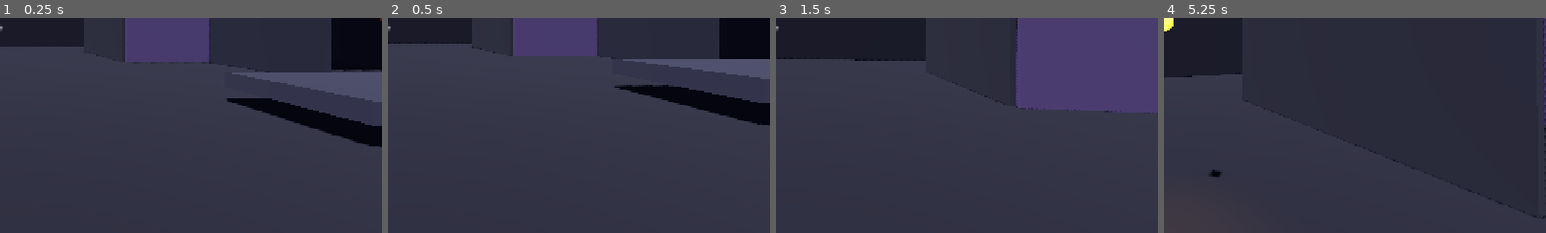
Above: before the commit, frames 1-4 (left to right).
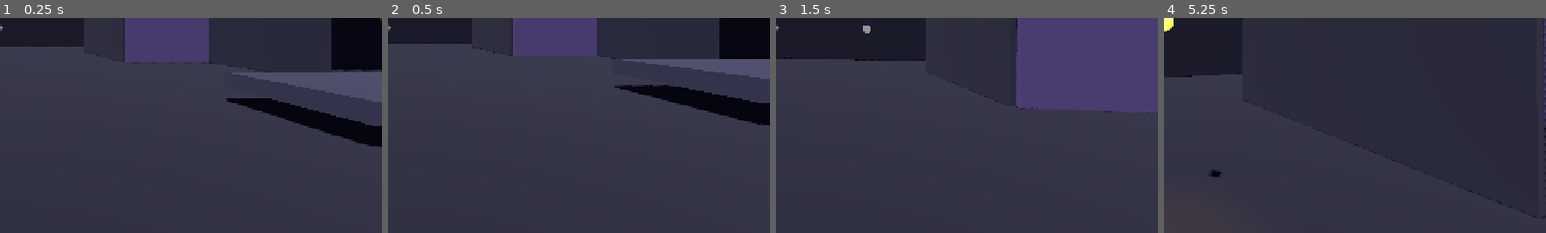
Above: after the commit, the same moments.

Repository: nathanaelries/quarry
Game: Godot game, scene res://scenes/main.tscn
The game is run twice, just before and just after one commit, with the same random seed, the same clock (stepped at 60 frames per second) and the same inputs.
Inputs (mouse positions are % of the whole screen's width and height, from its top left):
- Up to frame 1 (0.25 s): no input
- Up to frame 2 (0.5 s): no input
- Up to frame 3 (1.5 s): move the mouse to (55, 50) at 0.52 s; hold Space (jump) 0.53-1.28 s; hold W (move_forward) from 0.53 s (still down); click (55, 50) at 0.67 s; move the mouse to (45, 50) at 1.27 s; tap E (interact) at 1.35 s
- Up to frame 4 (5.25 s): keep holding W (move_forward); tap Space (jump) at 1.52, 1.55, 1.82, 2.3, 2.85, 3.02, 3.32, 4.52, 4.55, 4.82 s; move the mouse to (52, 48) at 2.02 s; hold F (spirit_toggle) 2.03-2.78 s; move the mouse to (49, 52) at 2.77 s; click (49, 52) at 2.92 s; move the mouse to (57, 51) at 3.52 s; hold Space (jump) 3.53-4.28 s; tap E (interact) at 3.6 s; tap Shift (descend) at 4.15 s; tap Enter at 4.25 s; move the mouse to (42, 49) at 4.27 s; tap F (spirit_toggle) at 4.35 s; move the mouse to (51, 50) at 5.02 s; hold Space (jump) from 5.03 s (still down); click (51, 50) at 5.17 s
The pictures show only the part of the screen within x 50-100%, y 48-98%; the shares and areas given below are measured in that part.

Frames 1-2 are identical in both runs. In frame 3, less than 0.1% of the frame differs, in the area x 22-25%, y 3-8%; in frame 4, less than 0.1%.

Commit message:
Add the juice pass: procedural audio + game feel
Make the greybox feel like a game so the loop can be judged with sound on.

- juice.gd (autoload `Juice`): procedurally-synthesized placeholder SFX (no audio
  files — generated in code), positional/2D playback, impact sparks, and a spirit-mode
  audio filter (lowpass + reverb on the master bus, toggled on projection)
- Screen shake on hits, jumps, gravity-flips, portals, and spirit-enter
- Muzzle flash + report + kick on fire; whoosh on portal teleport; impact spark + sound
  where projectiles land
- Footsteps and jump SFX; gravity "whoomph" that fires only on a real re-orientation

SFX are placeholders to validate feel; the trigger points (Juice.play_3d/play_2d/
spark/set_spirit) stay when authored audio is swapped in. Verified error-free headless.

Co-Authored-By: Claude Opus 4.8 (1M context) <noreply@anthropic.com>

Diff:
--- a/prototype/project.godot
+++ b/prototype/project.godot
@@ -20,6 +20,10 @@
 config/features=PackedStringArray("4.7", "Forward Plus")
 config/icon="res://icon.svg"
 
+[autoload]
+
+Juice="*res://scripts/juice.gd"
+
 [display]
 
 window/size/viewport_width=1280
--- /dev/null
+++ b/prototype/scripts/juice.gd
@@ -0,0 +1,172 @@
+extends Node
+## Quarry prototype — "juice" manager (autoload as `Juice`).
+##
+## Everything that makes the greybox feel like a game: procedurally synthesized SFX
+## (no audio files — generated in code so the repo stays self-contained), positional
+## playback, impact sparks, and the spirit-mode audio filter.
+##
+## These are PLACEHOLDER sounds — rough synth tones meant to validate feel, not ship.
+## Swap in authored audio later; the trigger points (Juice.play_3d / play_2d / spark /
+## set_spirit) stay the same.
+
+const RATE := 22050
+
+var _lib := {}                 # name -> AudioStreamWAV
+var _lp_idx := -1
+var _rv_idx := -1
+
+
+func _ready() -> void:
+	_build_library()
+	_setup_spirit_bus()
+
+
+# ---------------------------------------------------------------------------
+# Public API
+# ---------------------------------------------------------------------------
+func play_3d(name: String, pos: Vector3, volume_db := 0.0) -> void:
+	if not _lib.has(name):
+		return
+	var p := AudioStreamPlayer3D.new()
+	p.stream = _lib[name]
+	p.volume_db = volume_db
+	p.unit_size = 6.0
+	p.max_distance = 45.0
+	add_child(p)
+	p.global_position = pos
+	p.finished.connect(p.queue_free)
+	p.play()
+
+
+func play_2d(name: String, volume_db := 0.0) -> void:
+	if not _lib.has(name):
+		return
+	var p := AudioStreamPlayer.new()
+	p.stream = _lib[name]
+	p.volume_db = volume_db
+	add_child(p)
+	p.finished.connect(p.queue_free)
+	p.play()
+
+
+## A quick expanding, fading glow at a hit point.
+func spark(pos: Vector3, color: Color) -> void:
+	var m := MeshInstance3D.new()
+	var s := SphereMesh.new()
+	s.radius = 0.15
+	s.height = 0.3
+	m.mesh = s
+	var mat := StandardMaterial3D.new()
+	mat.albedo_color = color
+	mat.emission_enabled = true
+	mat.emission = color
+	mat.emission_energy_multiplier = 4.0
+	mat.transparency = BaseMaterial3D.TRANSPARENCY_ALPHA
+	m.material_override = mat
+	add_child(m)
+	m.global_position = pos
+	var tw := m.create_tween()
+	tw.set_parallel(true)
+	tw.tween_property(m, "scale", Vector3(4, 4, 4), 0.25)
+	tw.tween_property(mat, "albedo_color:a", 0.0, 0.25)
+	tw.chain().tween_callback(m.queue_free)
+
+
+## Toggle the ethereal lowpass + reverb on the whole mix (spirit projection).
+func set_spirit(on: bool) -> void:
+	if _lp_idx < 0:
+		return
+	AudioServer.set_bus_effect_enabled(0, _lp_idx, on)
+	AudioServer.set_bus_effect_enabled(0, _rv_idx, on)
+
+
+# ---------------------------------------------------------------------------
+# Spirit audio bus
+# ---------------------------------------------------------------------------
+func _setup_spirit_bus() -> void:
+	var lp := AudioEffectLowPassFilter.new()
+	lp.cutoff_hz = 900.0
+	var rv := AudioEffectReverb.new()
+	rv.room_size = 0.85
+	rv.wet = 0.45
+	rv.dry = 0.7
+	_lp_idx = AudioServer.get_bus_effect_count(0)
+	AudioServer.add_bus_effect(0, lp)
+	_rv_idx = AudioServer.get_bus_effect_count(0)
+	AudioServer.add_bus_effect(0, rv)
+	AudioServer.set_bus_effect_enabled(0, _lp_idx, false)
+	AudioServer.set_bus_effect_enabled(0, _rv_idx, false)
+
+
+# ---------------------------------------------------------------------------
+# Procedural synthesis
+# ---------------------------------------------------------------------------
+func _build_library() -> void:
+	_lib["shot"] = _wav(_tone(0.10, 520, 170, 0.55, 0.004, 3.0, 0.8))
+	_lib["hit"] = _wav(_tone(0.14, 240, 90, 0.75, 0.002, 2.5, 0.9))
+	_lib["step"] = _wav(_tone(0.07, 130, 68, 0.85, 0.004, 3.5, 0.7))
+	_lib["jump"] = _wav(_tone(0.16, 300, 640, 0.15, 0.010, 2.2, 0.7))
+	_lib["whoosh"] = _wav(_tone(0.42, 880, 210, 0.5, 0.12, 1.6, 0.85))
+	_lib["whoomph"] = _wav(_mix(_tone(0.5, 150, 52, 0.3, 0.03, 1.8, 1.0), _tone(0.5, 70, 40, 0.0, 0.02, 1.6, 0.6)))
+	_lib["spirit_in"] = _wav(_shimmer(0.6, [700, 1040, 1400], 0.22, false))
+	_lib["spirit_out"] = _wav(_shimmer(0.42, [1200, 820, 520], 0.02, true))
+	_lib["pickup"] = _wav(_tone(0.13, 680, 1080, 0.04, 0.005, 2.6, 0.55))
+	_lib["pickup_rare"] = _wav(_shimmer(0.36, [900, 1350, 1780], 0.02, false))
+	_lib["break"] = _wav(_tone(0.16, 220, 60, 0.9, 0.002, 2.0, 0.9))
+
+
+func _wav(samples: PackedFloat32Array) -> AudioStreamWAV:
+	var wav := AudioStreamWAV.new()
+	wav.format = AudioStreamWAV.FORMAT_16_BITS
+	wav.mix_rate = RATE
+	wav.stereo = false
+	var bytes := PackedByteArray()
+	bytes.resize(samples.size() * 2)
+	for i in samples.size():
+		bytes.encode_s16(i * 2, int(clampf(samples[i], -1.0, 1.0) * 32767.0))
+	wav.data = bytes
+	return wav
+
+
+## A swept tone mixed with noise, shaped by an attack/decay envelope.
+func _tone(dur: float, f0: float, f1: float, noise_mix: float, atk: float, curve: float, gain: float) -> PackedFloat32Array:
+	var n := maxi(1, int(dur * RATE))
+	var out := PackedFloat32Array()
+	out.resize(n)
+	var phase := 0.0
+	for i in n:
+		var t := float(i) / float(n)
+		var f := lerpf(f0, f1, t)
+		phase += TAU * f / RATE
+		var s := lerpf(sin(phase), randf() * 2.0 - 1.0, noise_mix)
+		var env := t / atk if t < atk else pow(1.0 - (t - atk) / (1.0 - atk), curve)
+		out[i] = s * env * gain
+	return out
+
+
+## A stack of sine partials with a slow attack — an airy, sacred shimmer.
+func _shimmer(dur: float, freqs: Array, atk: float, descend: bool) -> PackedFloat32Array:
+	var n := maxi(1, int(dur * RATE))
+	var out := PackedFloat32Array()
+	out.resize(n)
+	for i in n:
+		var t := float(i) / float(n)
+		var v := 0.0
+		for f in freqs:
+			var ff: float = f * (1.0 + (0.15 * t if descend else -0.1 * t))
+			v += sin(TAU * ff * (float(i) / RATE))
+		v /= float(freqs.size())
+		var env := t / atk if t < atk else pow(1.0 - (t - atk) / (1.0 - atk), 2.0)
+		out[i] = v * env * 0.6
+	return out
+
+
+func _mix(a: PackedFloat32Array, b: PackedFloat32Array) -> PackedFloat32Array:
+	var n := maxi(a.size(), b.size())
+	var out := PackedFloat32Array()
+	out.resize(n)
+	for i in n:
+		var va := a[i] if i < a.size() else 0.0
+		var vb := b[i] if i < b.size() else 0.0
+		out[i] = clampf(va + vb, -1.0, 1.0)
+	return out
--- a/prototype/scripts/player.gd
+++ b/prototype/scripts/player.gd
@@ -27,6 +27,10 @@
 
 const PROJECTILE := preload("res://scripts/projectile.gd")
 
+const SHAKE_MAX := 0.16            # camera-shake max offset (metres)
+const SHAKE_DECAY := 3.2
+const STEP_INTERVAL := 0.42        # seconds between footstep sfx while moving
+
 # ---- State ----------------------------------------------------------------
 var current_up := Vector3.UP
 var target_up := Vector3.UP
@@ -37,6 +41,8 @@
 var spirit_time_left := 0.0
 var spawn_point := Vector3.ZERO     # set by world.gd after positioning; resurrection returns here
 var is_dead := false
+var _trauma := 0.0                   # camera shake, decays each frame
+var _step_t := 0.0
 
 # ---- Nodes (built at runtime) --------------------------------------------
 var head: Node3D                    # yaw on the body, pitch on the head
@@ -183,6 +189,9 @@
 		velocity += -current_up * gravity_strength * delta
 	elif Input.is_action_pressed("jump"):
 		velocity += current_up * JUMP_SPEED
+		if Input.is_action_just_pressed("jump"):
+			Juice.play_2d("jump", -3.0)
+			add_shake(0.06)
 
 	# Movement in the plane perpendicular to "up".
 	var input := Input.get_vector("move_left", "move_right", "move_forward", "move_back")
@@ -194,6 +203,18 @@
 
 	up_direction = current_up
 	move_and_slide()
+	_footsteps(delta)
+
+
+func _footsteps(delta: float) -> void:
+	var planar_speed := (velocity - velocity.project(current_up)).length()
+	if is_on_floor() and planar_speed > 1.5:
+		_step_t += delta
+		if _step_t >= STEP_INTERVAL:
+			_step_t = 0.0
+			Juice.play_3d("step", global_position, -7.0)
+	else:
+		_step_t = STEP_INTERVAL      # first step lands promptly when you start moving
 
 
 ## Smoothly rotate the body so its local up tracks `target_up`.
@@ -214,8 +235,36 @@
 func set_gravity_up(new_up: Vector3, strength := GRAVITY) -> void:
 	if new_up.length() < 0.001:
 		return
-	target_up = new_up.normalized()
+	var n := new_up.normalized()
+	# A real re-orientation (not the tiny per-frame drift of a planetoid) gets a whoomph.
+	if target_up.angle_to(n) > 0.44:
+		add_shake(0.35)
+		Juice.play_3d("whoomph", global_position, -1.0)
+	target_up = n
 	gravity_strength = strength
+
+
+# ---------------------------------------------------------------------------
+# Camera shake (juice)
+# ---------------------------------------------------------------------------
+func add_shake(amount: float) -> void:
+	_trauma = clampf(_trauma + amount, 0.0, 1.0)
+
+
+func _process(delta: float) -> void:
+	var cam := get_active_camera()
+	if cam == null:
+		return
+	if _trauma > 0.0:
+		_trauma = maxf(0.0, _trauma - delta * SHAKE_DECAY)
+		var amt := _trauma * _trauma
+		cam.position = Vector3(randf_range(-1, 1), randf_range(-1, 1), randf_range(-1, 1)) * SHAKE_MAX * amt
+	else:
+		cam.position = Vector3.ZERO
+	# Keep whichever camera isn't active perfectly centered.
+	var other := camera if in_spirit else spirit_camera
+	if other:
+		other.position = Vector3.ZERO
 
 
 # ---------------------------------------------------------------------------
@@ -240,6 +289,9 @@
 	spirit_pivot.visible = true
 	spirit_camera.current = true
 
+	Juice.set_spirit(true)
+	Juice.play_2d("spirit_in", -2.0)
+	add_shake(0.15)
 	mode_changed.emit(true)
 	spirit_time_changed.emit(1.0)
 
@@ -248,6 +300,8 @@
 	in_spirit = false
 	spirit_pivot.visible = false
 	camera.current = true
+	Juice.set_spirit(false)
+	Juice.play_2d("spirit_out", -3.0)
 	mode_changed.emit(false)
 	spirit_time_changed.emit(0.0)
 
@@ -305,11 +359,26 @@
 	get_parent().add_child(proj)         # lives in the world, not parented to the player
 	proj.launch(muzzle, forward)
 
+	# Juice: muzzle flash + report + kick.
+	var flash := OmniLight3D.new()
+	flash.light_color = Color(1.0, 0.8, 0.4)
+	flash.omni_range = 4.0
+	flash.light_energy = 3.0
+	get_parent().add_child(flash)
+	flash.global_position = muzzle
+	var tw := flash.create_tween()
+	tw.tween_property(flash, "light_energy", 0.0, 0.08)
+	tw.tween_callback(flash.queue_free)
+	Juice.play_3d("shot", muzzle, -3.0)
+	add_shake(0.12)
+
 
 func _slash() -> void:
 	spirit_blade.visible = true
 	var origin := spirit_pivot.global_position
 	var forward := -spirit_camera.global_transform.basis.z
+	Juice.play_3d("whoosh", origin, -6.0)
+	add_shake(0.08)
 	for target in get_tree().get_nodes_in_group("spirit_targets"):
 		if not is_instance_valid(target):
 			continue
@@ -317,6 +386,7 @@
 		if to_target.length() <= BLADE_RANGE and forward.dot(to_target.normalized()) > 0.3:
 			if target.has_method("take_hit"):
 				target.take_hit(1, "spirit")
+			Juice.spark(target.global_position, Color(0.6, 0.85, 1.0))
 	await get_tree().create_timer(0.15).timeout
 	if is_instance_valid(spirit_blade):
 		spirit_blade.visible = false
--- a/prototype/scripts/portal.gd
+++ b/prototype/scripts/portal.gd
@@ -128,6 +128,11 @@
 	if linked.has_method("start_cooldown"):
 		linked.start_cooldown()
 
+	Juice.play_3d("whoosh", global_position, -2.0)
+	Juice.play_3d("whoosh", linked.global_position, -5.0)
+	if body.has_method("add_shake"):
+		body.add_shake(0.22)
+
 
 func _on_area_entered(area: Area3D) -> void:
 	if linked == null:
--- a/prototype/scripts/projectile.gd
+++ b/prototype/scripts/projectile.gd
@@ -65,15 +65,21 @@
 	if body.has_method("take_hit"):
 		# A drone or a gravity switch.
 		body.take_hit(1, "physical")
-		queue_free()
+		_impact(Color(1.0, 0.85, 0.4))
 	elif body.is_in_group("player"):
 		if _arm > 0.0:
 			return                       # ignore the muzzle-overlap frame
 		if body.has_method("hit_self"):
 			body.hit_self()
-		queue_free()
+		_impact(Color(1.0, 0.5, 0.4))
 	else:
-		queue_free()                     # wall / floor / anything solid
+		_impact(Color(0.9, 0.8, 0.6))    # wall / floor / anything solid
+
+
+func _impact(color: Color) -> void:
+	Juice.play_3d("hit", global_position, -4.0)
+	Juice.spark(global_position, color)
+	queue_free()
 
 
 ## Called by a portal to carry the projectile through to its partner.
Not shown, added: prototype/scripts/juice.gd.uid
